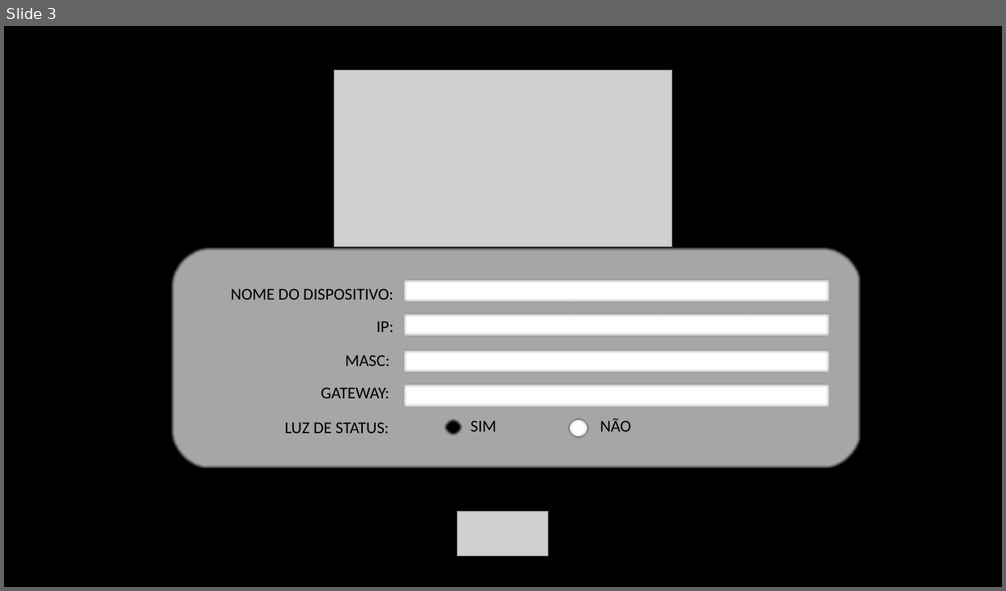
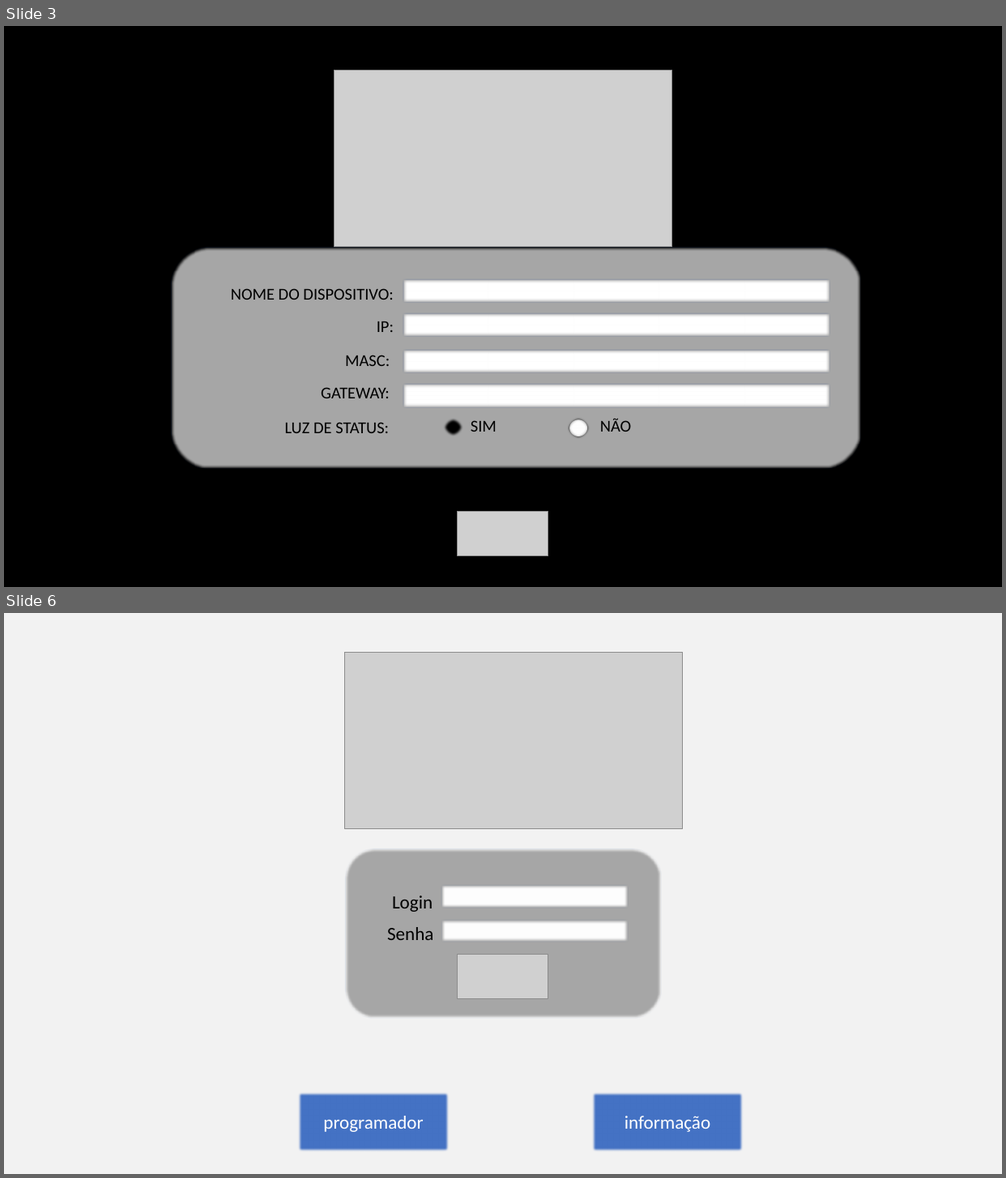
Before and after one commit to g-aleprojetos/ProjetoProprio-Monitoramento, a slide deck: esp8266/apresentação esp8266 Login e conf.pptx. Shown one above the other, each under a label of ours: slide 3 before the commit, slides 3 and 6 after it; the slides between them are not shown. The pictures are 1006x591 and 1006x1178 pixels, drawn with LibreOffice and Linux fonts; fonts in the diff are those of the drawing; grey boxes stand for pictures. Boxes give left, top, right and bottom in pixels: in the first picture for what was removed or moved away, otherwise in the second. Text is boxed around its words. In the diff, an @@ line names an element or a change of style, - is before the commit and + after.

```diff
--- a/esp8266/apresentação esp8266 Login e conf.pptx
+++ b/esp8266/apresentação esp8266 Login e conf.pptx
@@ slide 6 added at (4,613,1002,1174), background #F2F2F2 @@
@@ picture added at (345,652,682,828) @@
@@ rounded rectangle added at (345,849,661,1018), fill #A6A6A6, outline #325491 1 pt @@
@@ text added at (392,896,432,912), 18 pt, text #000000 @@
+Login
@@ action button blank added at (442,885,628,908), fill #FFFFFF, outline #325491 1 pt @@
@@ text added at (387,927,433,940), 18 pt, text #000000 @@
+Senha
@@ action button blank added at (442,921,628,942), fill #FFFFFF, outline #325491 1 pt @@
@@ picture added at (458,954,548,999) @@
@@ rectangle added at (297,1092,450,1152), fill #4472C4, outline #325491 1 pt, 18 pt, text #FFFFFF @@
+programador
@@ rectangle added at (592,1092,744,1152), fill #4472C4, outline #325491 1 pt, 18 pt, text #FFFFFF @@
+informação
```
Also in this commit, not shown: 1 slide changed, 3 other slides added, 5 slides removed.
